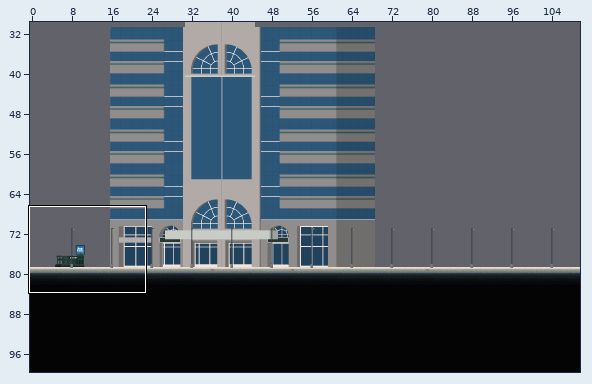
Tiled map: Builds/assets/maps/BusinessDistrict.tmx. The first picture is a wide view before the edit; the outline marks the close-up.
Close-up. Before the commit:
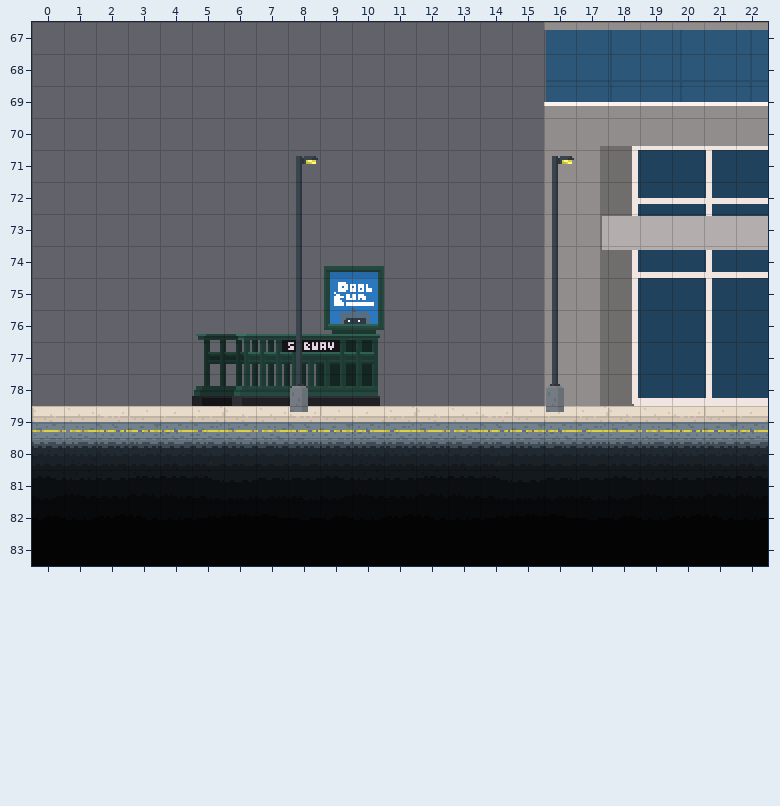
Cells are 16x16 px. Shown: x 0..22, y 67..83. The commit also changed other parts of the map, which this record leaves out.
Now the later version:
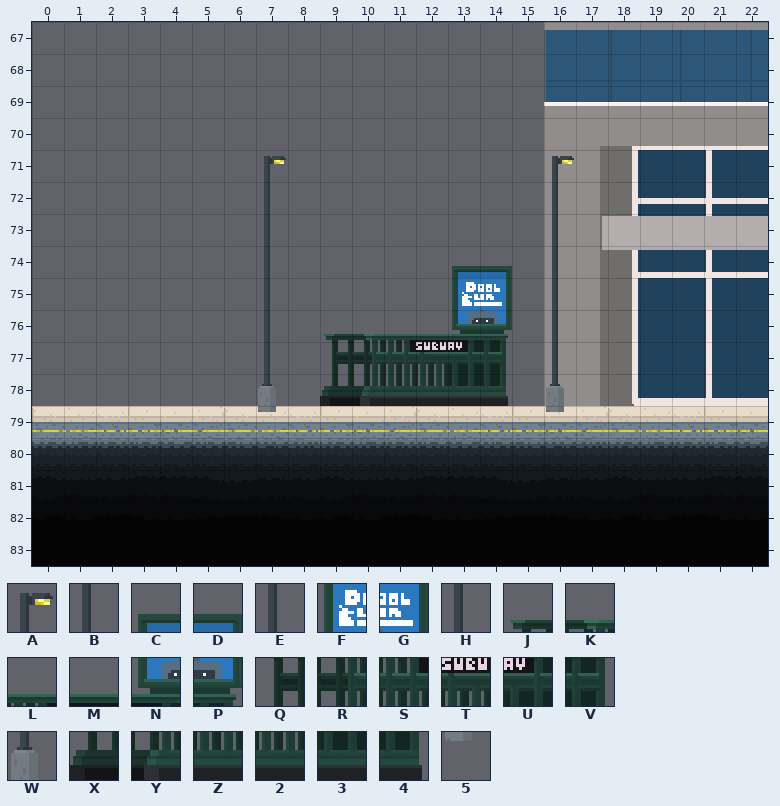
Key: from "Tiledtest": A 10, B 82, C 93, D 94, E 154, F 165, G 166, H 226, J 230, K 231, L 232, M 233, N 237, P 238, Q 302, R 303, S 304, T 305, U 306, V 307, W 370, X 374, Y 375, Z 376, 2 377, 3 378, 4 379, 5 442.
_ is an empty cell.
Edits made:
{"where": "layer \"bg1\""}
{"y":74,"x":9,"old":"CD","new":"__"}
{"y":74,"x":13,"old":"__","new":"CD"}
{"y":75,"x":9,"old":"FG","new":"__"}
{"y":75,"x":13,"old":"__","new":"FG"}
{"y":76,"x":5,"old":"JKLMNP____","new":"____JKLMNP"}
{"y":77,"x":5,"old":"QRSTUV____","new":"____QRSTUV"}
{"y":78,"x":5,"old":"XYZ234____","new":"____XYZ234"}
{"where": "layer \"fg\""}
{"y":71,"x":7,"old":"_A","new":"A_"}
{"y":72,"x":7,"old":"_B","new":"B_"}
{"y":73,"x":7,"old":"_E","new":"E_"}
{"y":74,"x":7,"old":"_H","new":"H_"}
{"y":75,"x":7,"old":"_H","new":"H_"}
{"y":76,"x":7,"old":"_H","new":"H_"}
{"y":77,"x":7,"old":"_H","new":"H_"}
{"y":78,"x":7,"old":"_W","new":"W_"}
{"y":79,"x":7,"old":"_5","new":"5_"}
{"label":"changed","picture_box":[192,156,512,412]}
